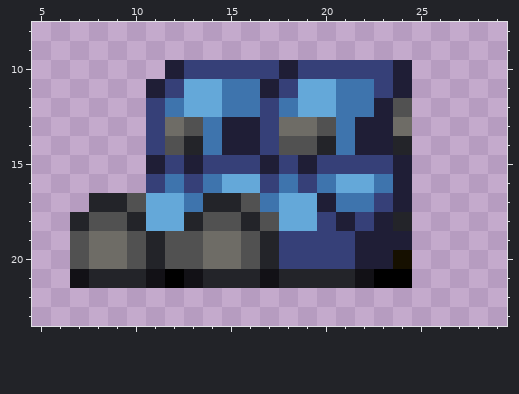
Edited in one commit: pixel-art sprite (Resources/Textures/Clothing/Shoes/Boots/speedboots.rsi/icon.png). Above is the file before it was changed.
The file is 32x32 pixels. Shown: x 5..29, y 8..23.
After the commit:
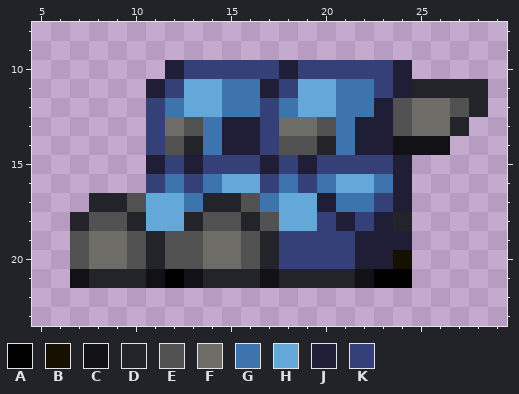
Palette (. is transparent): A #000000  B #161000  C #121116  D #232429  E #515151  F #6e6c66  G #3e74ad  H #64a8d9  J #1f1e36  K #364078
From old to new:
{"y":11,"x":25,"old":"....","new":"DDDD"}
{"y":12,"x":25,"old":"....","new":"FFED"}
{"y":13,"x":24,"old":"F...","new":"EFFD"}
{"y":14,"x":24,"old":"D..","new":"CCC"}
